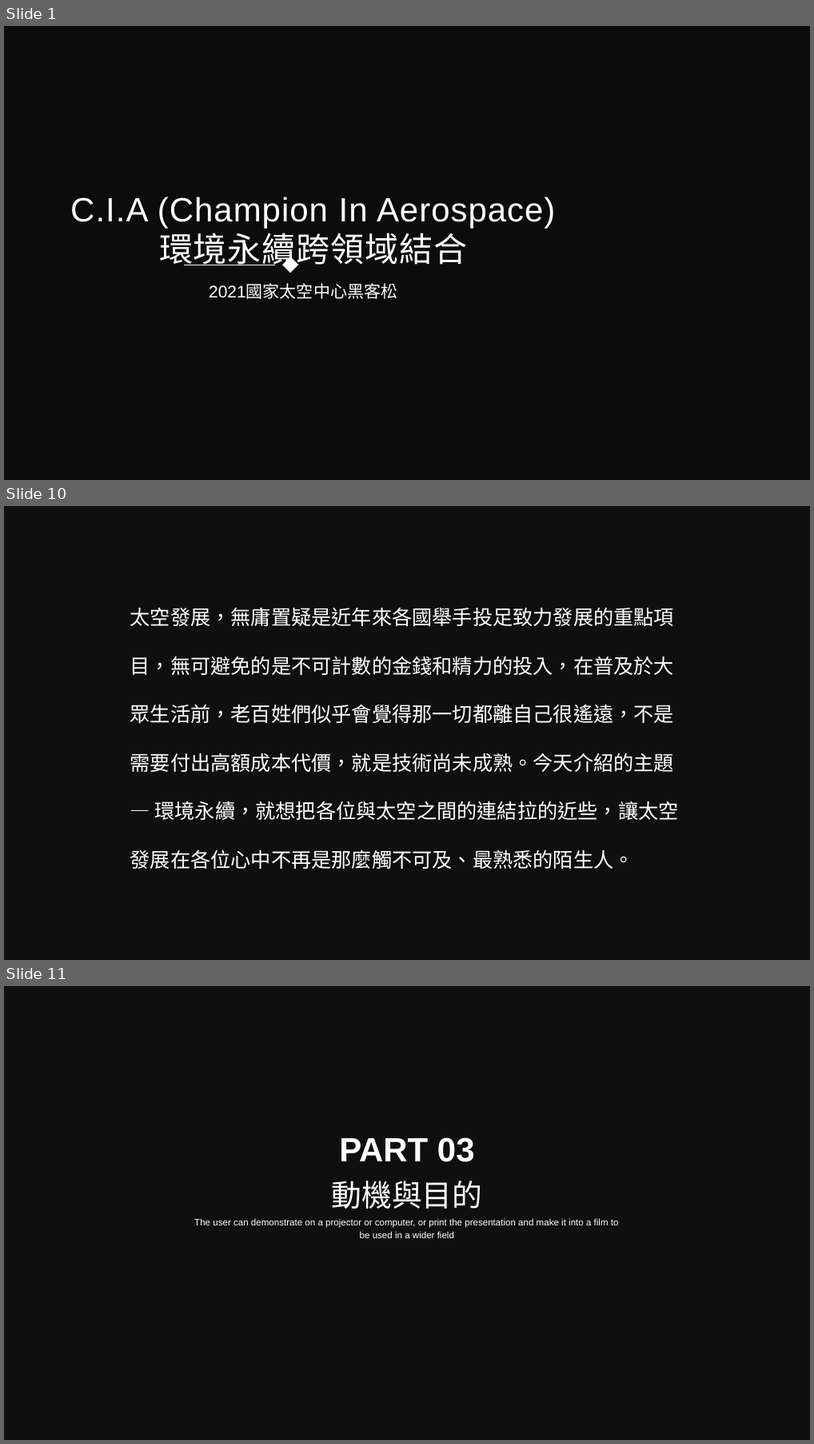
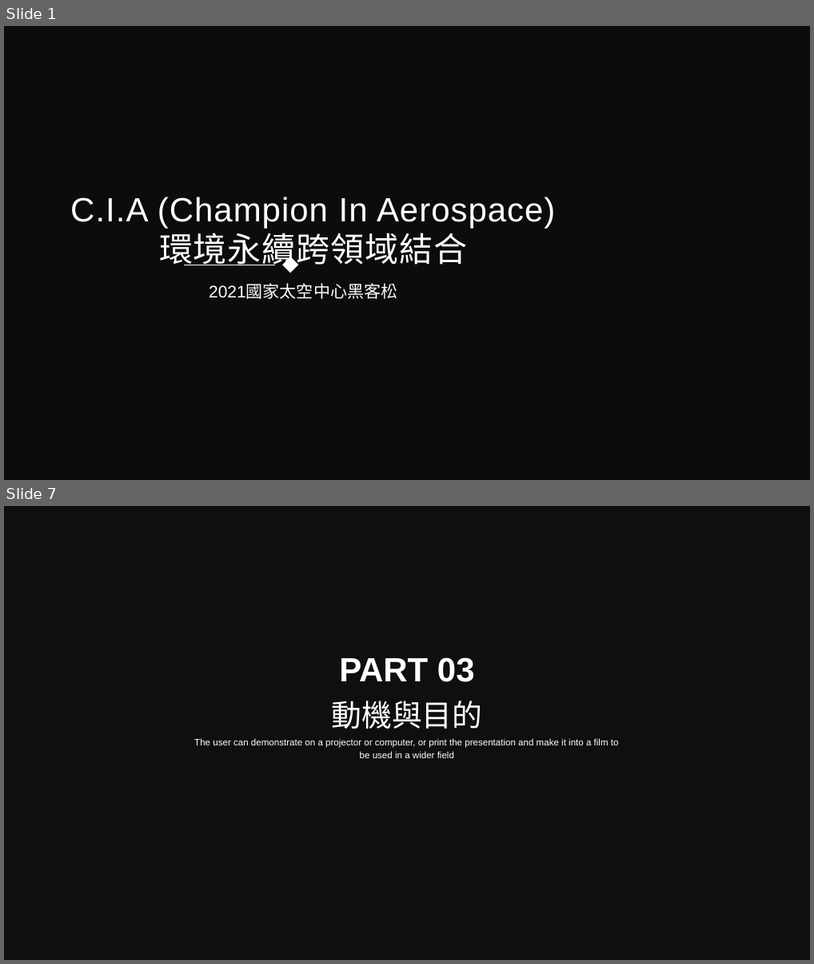
Before and after one commit to Sikako/hackthon, a slide deck: bigdata.pptx. Shown one above the other, each under a label of ours: slides 1, 10 and 11 before the commit, slides 1 and 7 after it; the slides between them are not shown. The pictures are 814x1444 and 814x964 pixels, drawn with LibreOffice and Linux fonts; fonts in the diff are those of the drawing; background and template pictures are left out; a plain dark background stands for a picture behind light text. Boxes give left, top, right and bottom in pixels: in the first picture for what was removed or moved away, otherwise in the second. Text is boxed around its words. In the diff, an @@ line names an element or a change of style, - is before the commit and + after.

```diff
--- a/bigdata.pptx
+++ b/bigdata.pptx
@@ slide 10 removed at (4,506,810,960), background picture (left out); not listed: 1 template element that a slide beside it also shows @@
@@ text removed at (130,607,678,868) @@
-太空發展，無庸置疑是近年來各國舉手投足致力發展的重點項目，無可避免的是不可計數的金錢和精力的投入，在普及於大眾生活前，老百姓們似乎會覺得那一切都離自己很遙遠，不是需要付出高額成本代價，就是技術尚未成熟。今天介紹的主題 — 環境永續，就想把各位與太空之間的連結拉的近些，讓太空發展在各位心中不再是那麼觸不可及、最熟悉的陌生人。
@@ what was slide 11 is now slide 7 @@
```
Also in this commit, not shown: 8 slides changed, 2 slides added, 3 other slides removed.
